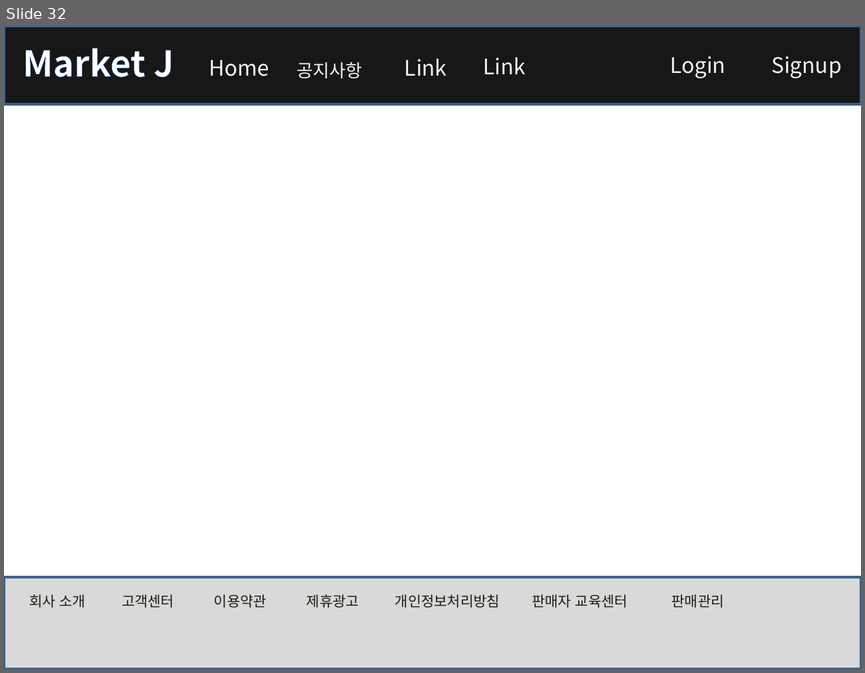
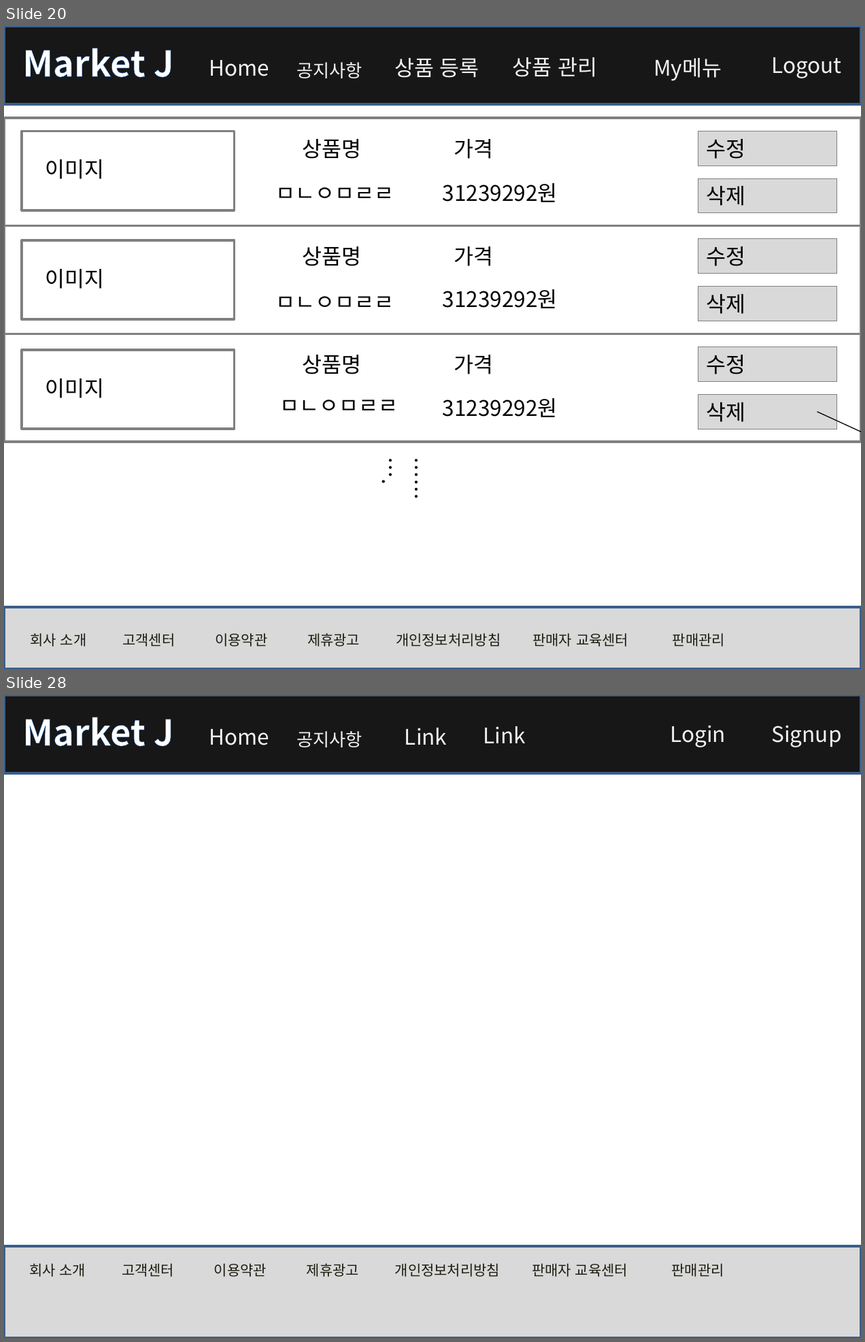
Before and after one commit to rosangels2/market, a slide deck: 포트폴리오/스토리보드/스토리보드.pptx. Shown one above the other, each under a label of ours: slide 32 before the commit, slides 20 and 28 after it; the slides between them are not shown. The pictures are 865x673 and 865x1342 pixels, drawn with LibreOffice and Linux fonts; fonts in the diff are those of the drawing. Boxes give left, top, right and bottom in pixels: in the first picture for what was removed or moved away, otherwise in the second. Text is boxed around its words. In the diff, an @@ line names an element or a change of style, - is before the commit and + after.

```diff
--- a/포트폴리오/스토리보드/스토리보드.pptx
+++ b/포트폴리오/스토리보드/스토리보드.pptx
@@ slide 20 added at <box>4,26,861,669</box>, background #FFFFFF @@
@@ group added at <box>4,26,861,669</box>: 8 texts, 2 rectangles @@
+회사 소개 고객센터 이용약관 제휴광고 개인정보처리방침 판매자 교육센터 판매관리
+Logout
+My메뉴
+Home
+공지사항
+상품 등록
+Market J
+상품 관리
@@ rectangle added at <box>4,118,861,226</box>, fill #FFFFFF, outline #808080 2 pt @@
@@ rectangle added at <box>22,131,235,210</box>, fill #FFFFFF, outline #808080 2 pt @@
@@ rectangle added at <box>698,131,837,165</box>, fill #D9D9D9, outline #808080 0.75 pt, 18 pt, text #000000 @@
+수정
@@ text added at <box>45,159,105,179</box>, 18 pt, text #000000 @@
+이미지
@@ group added at <box>275,139,558,202</box>: 4 texts @@
+상품명
+가격
+ㅁㄴㅇㅁㄹㄹ
+31239292원
@@ rectangle added at <box>698,178,837,213</box>, fill #D9D9D9, outline #808080 0.75 pt, 18 pt, text #000000 @@
+삭제
@@ rectangle added at <box>22,240,235,319</box>, fill #FFFFFF, outline #808080 2 pt @@
@@ group added at <box>4,226,861,333</box>: 3 rectangles, 2 texts @@
+상품명
+가격
+삭제
+수정
@@ text added at <box>45,269,105,288</box>, 18 pt, text #000000 @@
+이미지
@@ text added at <box>443,289,558,308</box>, 18 pt, text #000000 @@
+31239292원
@@ text added at <box>275,296,394,307</box>, 18 pt, text #000000 @@
+ㅁㄴㅇㅁㄹㄹ
@@ rectangle added at <box>4,333,861,441</box>, fill #FFFFFF, outline #808080 2 pt @@
@@ rectangle added at <box>22,350,235,429</box>, fill #FFFFFF, outline #808080 2 pt @@
@@ rectangle added at <box>698,346,837,381</box>, fill #D9D9D9, outline #808080 0.75 pt, 18 pt, text #000000 @@
+수정
@@ text added at <box>302,354,361,374</box>, 18 pt, text #000000 @@
+상품명
@@ text added at <box>454,354,494,374</box>, 18 pt, text #000000 @@
+가격
@@ text added at <box>45,378,105,398</box>, 18 pt, text #000000 @@
+이미지
@@ text added at <box>279,399,398,410</box>, 18 pt, text #000000 @@
+ㅁㄴㅇㅁㄹㄹ
@@ text added at <box>443,398,558,417</box>, 18 pt, text #000000 @@
+31239292원
@@ rectangle added at <box>698,395,837,429</box>, fill #D9D9D9, outline #808080 0.75 pt, 18 pt, text #000000 @@
+삭제
@@ arrow added from (817, 412) to (861, 448), #000000 0.75 pt @@
@@ text added at <box>390,448,433,509</box>, 18 pt, text #000000 @@
+……….
@@ what was slide 32 is now slide 28 @@
```
Also in this commit, not shown: 11 slides changed, 13 other slides added, 18 slides removed.
